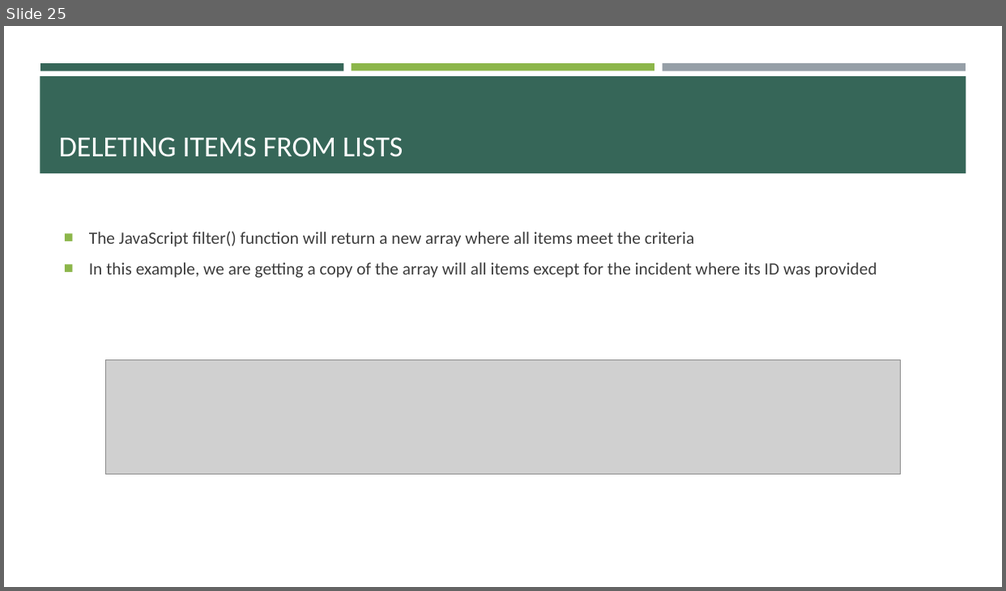
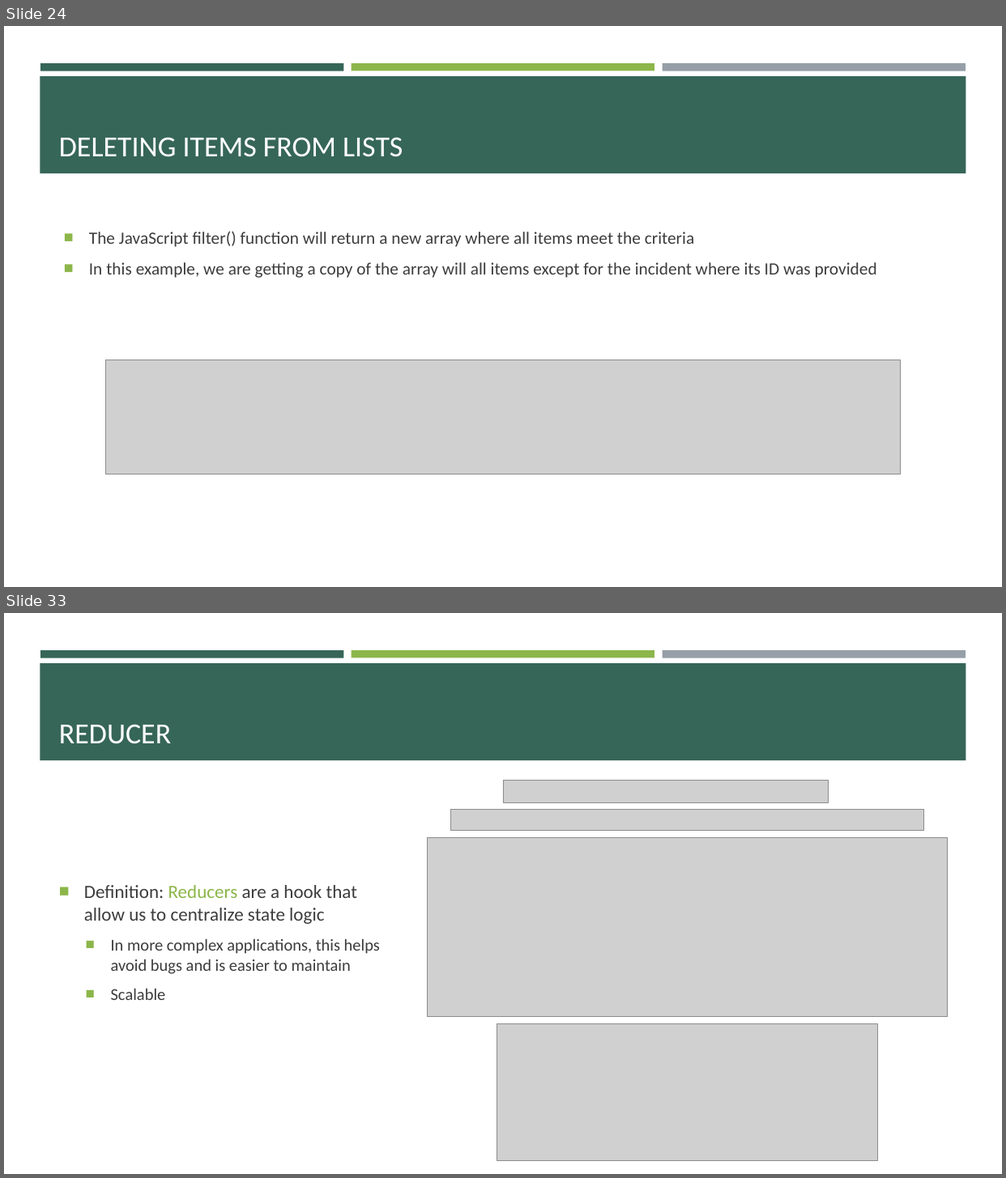
Before and after one commit to e-m-wilson/SNOW, a slide deck: Week_2/React.pptx. Shown one above the other, each under a label of ours: slide 25 before the commit, slides 24 and 33 after it; the slides between them are not shown. The pictures are 1006x591 and 1006x1178 pixels, drawn with LibreOffice and Linux fonts; fonts in the diff are those of the drawing; grey boxes stand for pictures. Boxes give left, top, right and bottom in pixels: in the first picture for what was removed or moved away, otherwise in the second. Text is boxed around its words. In the diff, an @@ line names an element or a change of style, - is before the commit and + after.

```diff
--- a/Week_2/React.pptx
+++ b/Week_2/React.pptx
@@ slide 33 added at [4, 613, 1002, 1174], background #FFFFFF; not listed: 4 template elements that a slide beside it also shows @@
@@ title added at [59, 724, 171, 744], 28 pt, text #FFFFFF @@
+REDUCER
@@ picture added at [503, 780, 829, 803] @@
@@ picture added at [451, 810, 923, 831] @@
@@ picture added at [427, 837, 948, 1017] @@
@@ text added at [84, 885, 380, 1000], 16 pt, text #3D3D3D @@
+■ Definition: Reducers are a hook that allow us to centralize state logic
+  ■ In more complex applications, this helps avoid bugs and is easier to maintain
+  ■ Scalable
@@ picture added at [497, 1024, 878, 1161] @@
@@ what was slide 25 is now slide 24 @@
```
Also in this commit, not shown: 6 slides changed, 4 other slides added, 2 other files.
